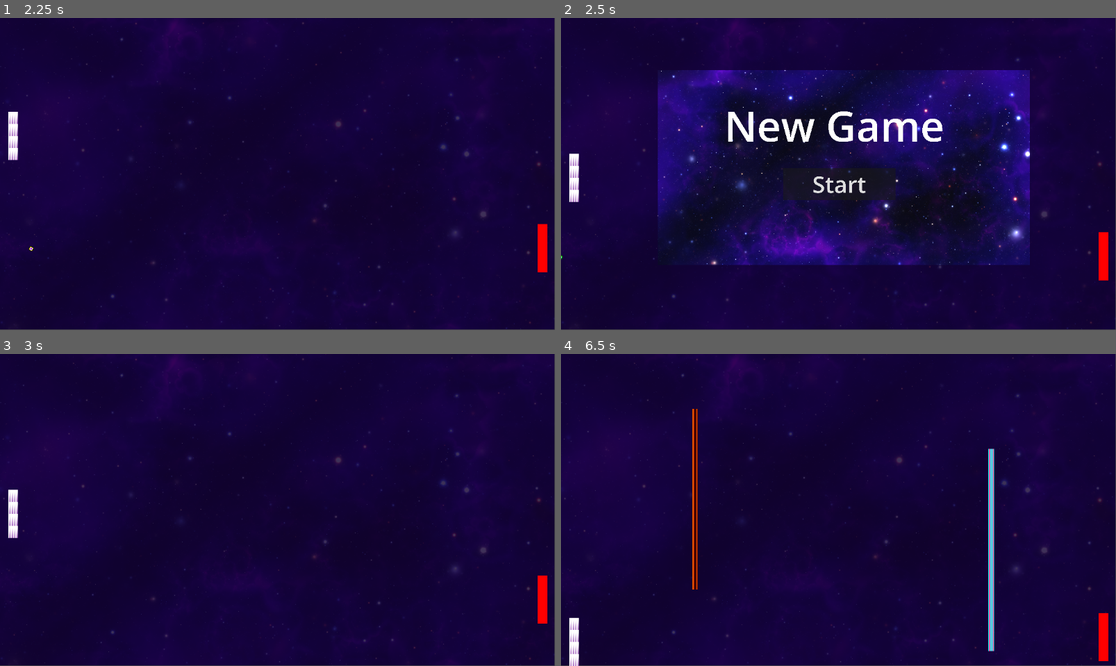
Above: before the commit, frames 1-4 (two rows, left to right).
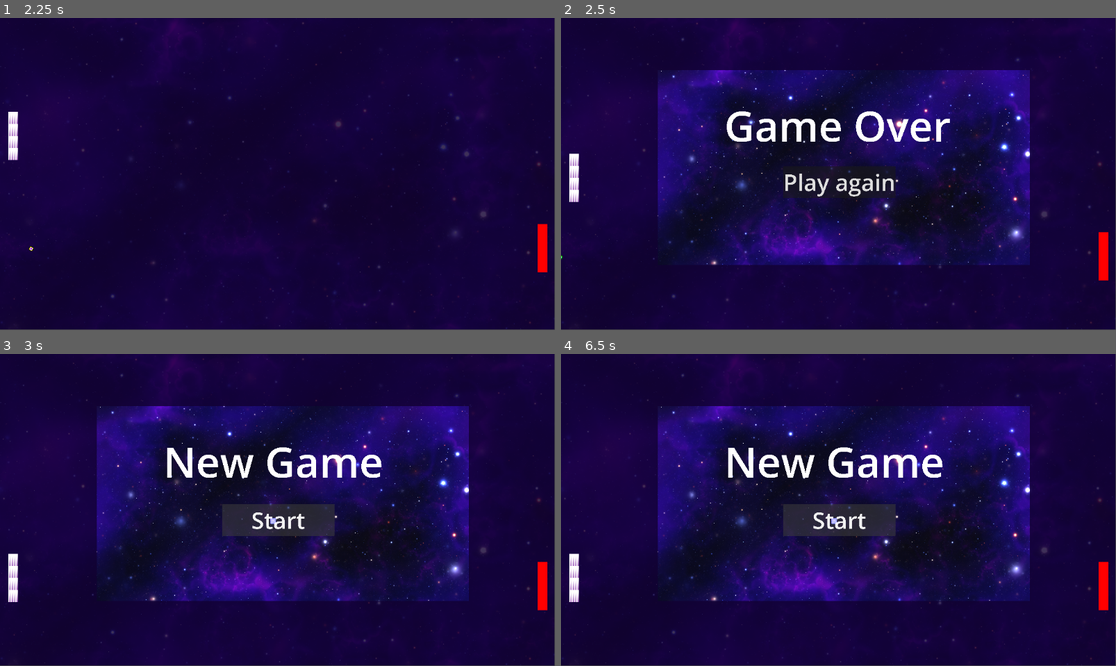
Above: after the commit, the same moments.

Repository: mpitog/pong
Game: Godot game, scene res://main.tscn
The game is run twice, just before and just after one commit, with the same random seed, the same clock (stepped at 60 frames per second) and the same inputs. The engine's default icon, where the game draws it, is replaced by a stand-in: a white triangle on a blue panel in a dark square.
Inputs (mouse positions are in pixels of both pictures, inside the frame that each line leads up to):
- Up to frame 1 (2.25 s): click "Start" at 0.5 s; tap Enter at 1.25 s; hold Up (ui_up) 1.28-2.03 s; hold Down (ui_down) from 2.03 s (still down)
- Up to frame 2 (2.5 s): keep holding Down (ui_down)
- Up to frame 3 (3 s): release Down (ui_down) at 2.75 s; click (277, 519) at 2.75 s, where only the run before the commit has a clickable "Start"
- Up to frame 4 (6.5 s): hold Up (ui_up) 3.53-5.03 s; tap Space at 5 s; hold Down (ui_down) from 5.03 s (still down)

Frame 1 is identical in both runs. In frame 2, 2.4% of the frame differs, in the area x 29-71%, y 29-59%; in frame 3, 23%; in frame 4, 24%, in the area x 1-99%, y 16-100%.

Commit message:
game over scene proper behavior

Diff:
--- a/ball.gd
+++ b/ball.gd
@@ -7,6 +7,10 @@
 var direction : Vector2
 @onready var ball_effects: CPUParticles2D = $CPUParticles2D
 @onready var game_over: Control = $"../Game_over"
+@onready var game_over_2: Label = $"../Game_over/game_over2"
+@onready var start_game: Button = $"../Game_over/start_game"
+@onready var play_again: Button = $"../Game_over/play_again"
+
 # Called when the node enters the scene tree for the first time.
 func _ready() -> void:
 	get_tree().paused = false
@@ -65,3 +69,6 @@
 	if body.is_in_group("sides"):
 		get_tree().paused = true
 		game_over.visible = true
+		game_over_2.text="Game Over"
+		start_game.visible = false
+		play_again.visible = true
